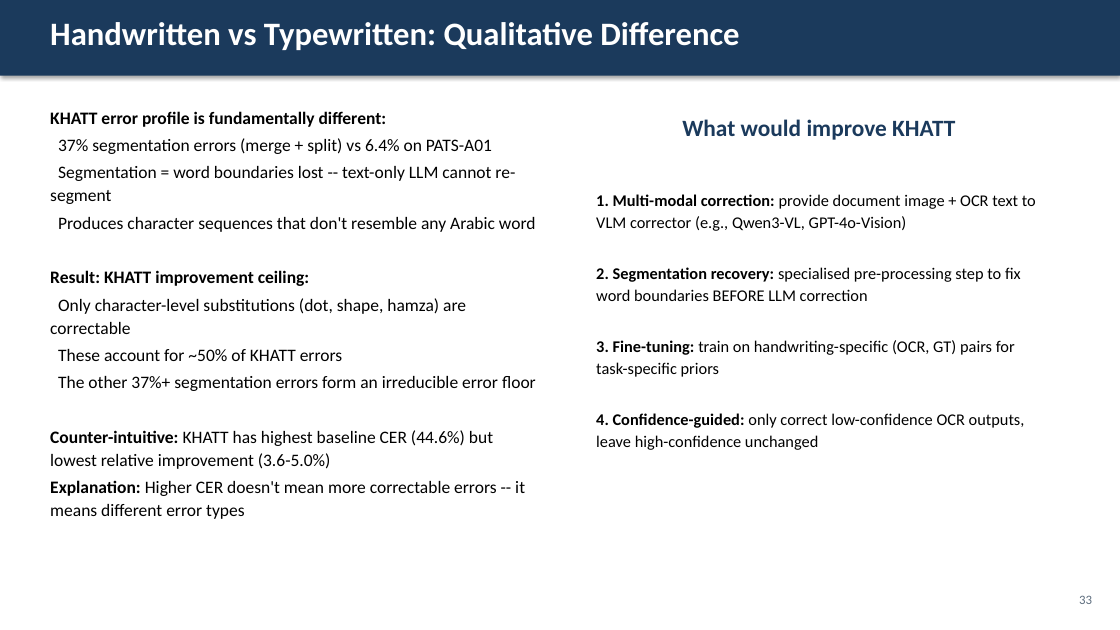
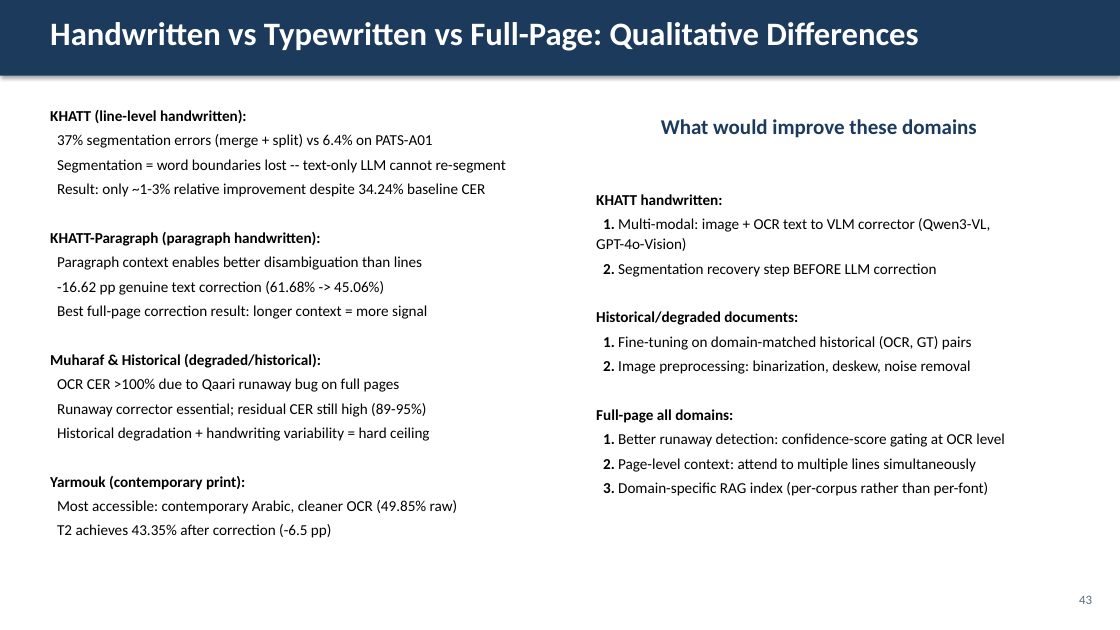
Before and after one commit to Mohamedsabry109/Arabic-Post-OCR-Correction, a slide deck: slide 43 of publication/thesis/defense_presentation.pptx (slide 33 before the commit). Drawn at 1120x630 pixels with LibreOffice and Linux fonts; fonts in the diff are those of the drawing. Boxes give left, top, right and bottom in pixels: in the first picture for what was removed or moved away, otherwise in the second. Text is boxed around its words. In the diff, an @@ line names an element or a change of style, - is before the commit and + after.

```diff
--- a/publication/thesis/defense_presentation.pptx
+++ b/publication/thesis/defense_presentation.pptx
@@ text at [50,22,918,51]: text changed @@
-Handwritten vs Typewritten: Qualitative Difference
+Handwritten vs Typewritten vs Full-Page: Qualitative Differences
@@ text at [50,110,247,123]: text changed; size 15 to 13 pt @@
-KHATT error profile is fundamentally different:
+KHATT (line-level handwritten):
@@ text at [661,119,977,138]: text changed; size 20 to 18 pt @@
-What would improve KHATT
+What would improve these domains
@@ text at [57,134,506,173]: size 15 to 13 pt in "37% segmentation errors (merge + split) vs ...", "Segmentation = word boundaries lost -- text-only ..."; line spacing 19.5pt to 16.9pt @@
@@ text at [50,183,486,538]: text changed; size 15 to 13 pt @@
-Produces character sequences that don't resemble any Arabic word
-Result: KHATT improvement ceiling:
-Only character-level substitutions (dot, shape, hamza) are correctable
-These account for ~50% of KHATT errors
-The other 37%+ segmentation errors form an irreducible error floor
-Counter-intuitive: KHATT has highest baseline CER (44.6%) but lowest relative improvement (3.6-5.0%)
-Explanation: Higher CER doesn't mean more correctable errors -- it means different error types
+Result: only ~1-3% relative improvement despite 34.24% baseline CER
+KHATT-Paragraph (paragraph handwritten):
+Paragraph context enables better disambiguation than lines
+-16.62 pp genuine text correction (61.68% -> 45.06%)
+Best full-page correction result: longer context = more signal
+Muharaf & Historical (degraded/historical):
+OCR CER >100% due to Qaari runaway bug on full pages
+Runaway corrector essential; residual CER still high (89-95%)
+Historical degradation + handwriting variability = hard ceiling
+Yarmouk (contemporary print):
+Most accessible: contemporary Arabic, cleaner OCR (49.85% raw)
+T2 achieves 43.35% after correction (-6.5 pp)
@@ text at [596,194,1005,496]: text changed; size 14 to 13 pt @@
-1. Multi-modal correction: provide document image + OCR text to VLM corrector (e.g., Qwen3-VL, GPT-4o-Vision)
-2. Segmentation recovery: specialised pre-processing step to fix word boundaries BEFORE LLM correction
-3. Fine-tuning: train on handwriting-specific (OCR, GT) pairs for task-specific priors
-4. Confidence-guided: only correct low-confidence OCR outputs, leave high-confidence unchanged
+KHATT handwritten:
+1. Multi-modal: image + OCR text to VLM corrector (Qwen3-VL, GPT-4o-Vision)
+2. Segmentation recovery step BEFORE LLM correction
+Historical/degraded documents:
+1. Fine-tuning on domain-matched historical (OCR, GT) pairs
+2. Image preprocessing: binarization, deskew, noise removal
+Full-page all domains:
+1. Better runaway detection: confidence-score gating at OCR level
+2. Page-level context: attend to multiple lines simultaneously
+3. Domain-specific RAG index (per-corpus rather than per-font)
@@ text at [1079,595,1092,604]: text changed @@
-33
+43
```
Also in this commit, not shown: 21 other slides changed, 12 slides added, 2 slides removed, 32 other files.
